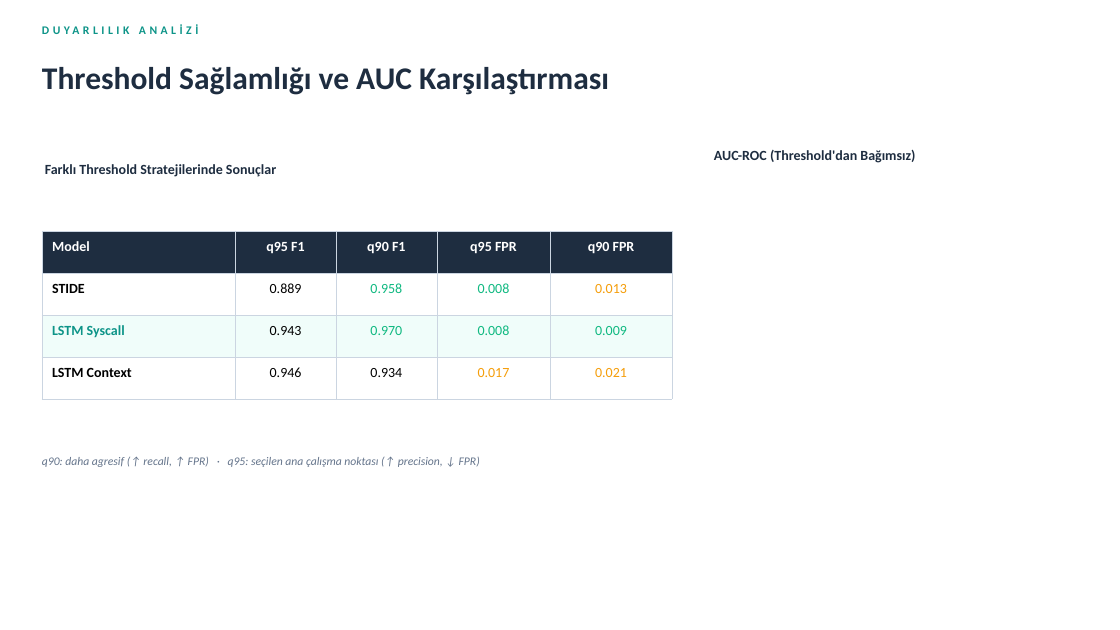
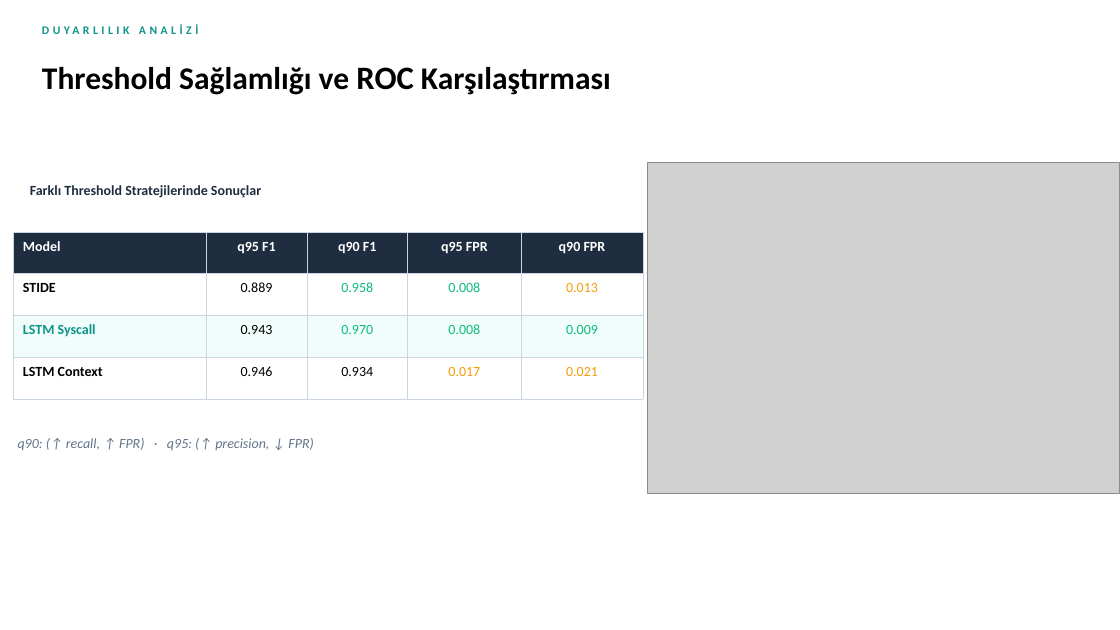
Before and after one commit to Emirhanmu/LSTM-Based-HIDS-on-System-Call-Sequences, a slide deck: slide 7 of presentations/Final_Presentation.pptx. Drawn at 1120x630 pixels with LibreOffice and Linux fonts; fonts in the diff are those of the drawing; grey boxes stand for pictures. Boxes give left, top, right and bottom in pixels: in the first picture for what was removed or moved away, otherwise in the second. Text is boxed around its words. In the diff, an @@ line names an element or a change of style, - is before the commit and + after.

```diff
--- a/presentations/Final_Presentation.pptx
+++ b/presentations/Final_Presentation.pptx
@@ text at <box>42,67,611,95</box>: text changed; text colour #1E2D40 to #000000 @@
-Threshold Sağlamlığı ve AUC Karşılaştırması
+Threshold Sağlamlığı ve ROC Karşılaştırması
@@ text "Farklı Threshold Stratejilerinde Sonuçlar": place and size @@
-text "Farklı Threshold Stratejilerinde Sonuçlar" at <box>45,164,276,177</box>
+text "Farklı Threshold Stratejilerinde Sonuçlar" at <box>30,185,261,198</box>
@@ picture added at <box>648,163,1120,494</box> @@
@@ text removed at <box>714,150,915,163</box> @@
-AUC-ROC (Threshold'dan Bağımsız)
@@ table: place and size @@
-table at <box>42,231,672,399</box>
+table at <box>13,232,643,399</box>
@@ text at <box>18,438,313,450</box>: text changed; size 10 to 12 pt @@
-q90: daha agresif (↑ recall, ↑ FPR) · q95: seçilen ana çalışma noktası (↑ precision, ↓ FPR)
+q90: (↑ recall, ↑ FPR) · q95: (↑ precision, ↓ FPR)
```
Also in this commit, not shown: 8 other slides changed.
